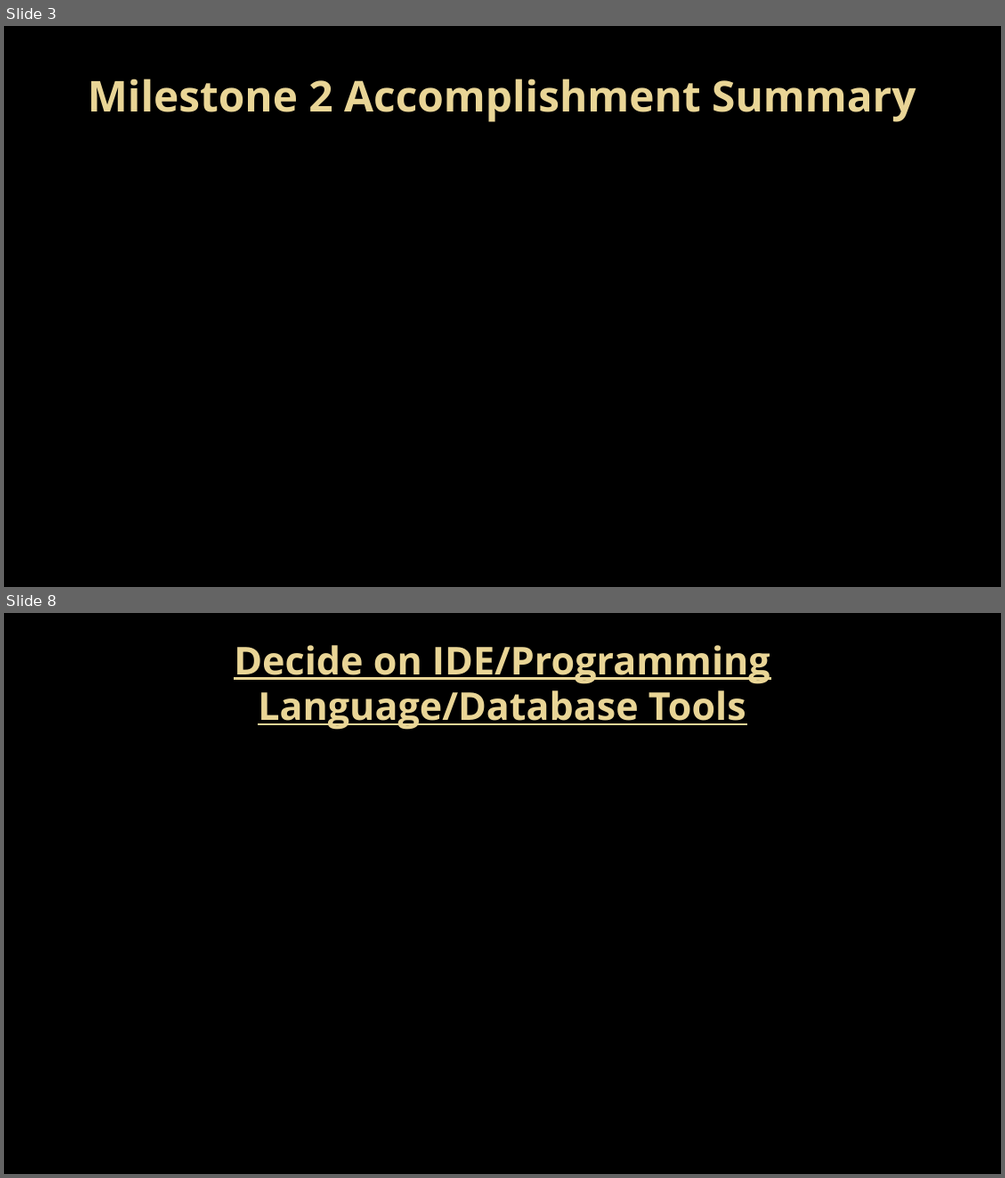
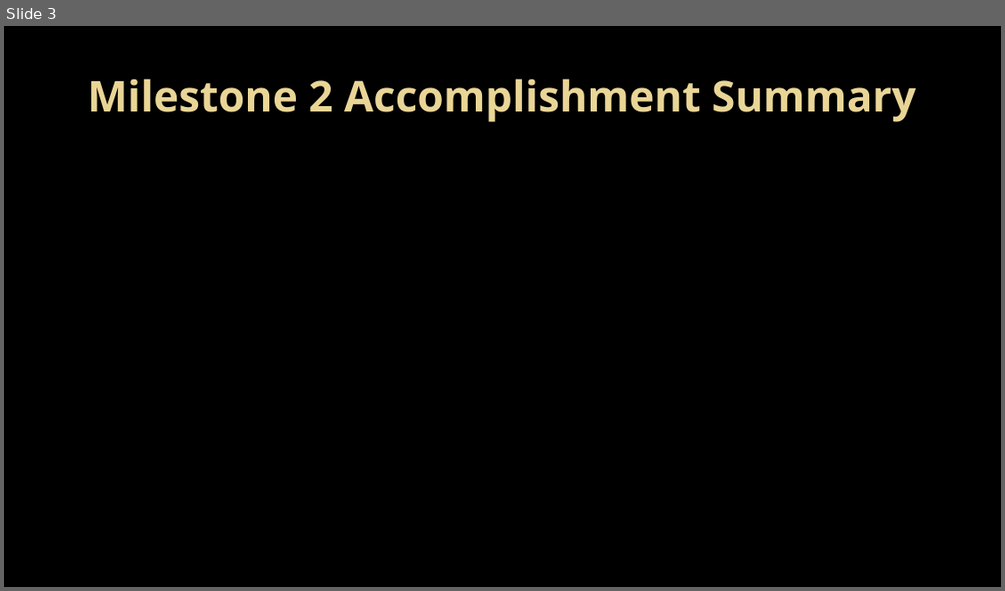
Before and after one commit to Topgun122104/SeniorProj, a slide deck: Documents/Presentations/Milestone 2 presentation.pptx. Shown one above the other, each under a label of ours: slides 3 and 8 before the commit, slide 3 after it; the slides between them are not shown. The pictures are 1005x1178 and 1005x591 pixels, drawn with LibreOffice and Linux fonts; fonts in the diff are those of the drawing; background and template pictures are left out. Boxes give left, top, right and bottom in pixels: in the first picture for what was removed or moved away, otherwise in the second. Text is boxed around its words. In the diff, an @@ line names an element or a change of style, - is before the commit and + after.

```diff
--- a/Documents/Presentations/Milestone 2 presentation.pptx
+++ b/Documents/Presentations/Milestone 2 presentation.pptx
@@ slide 8 removed at (4,613,1001,1174), background picture (left out) @@
@@ title removed at (234,645,770,730) @@
-Decide on IDE/Programming Language/Database Tools
```
Also in this commit, not shown: 2 slides changed, 2 slides added, 6 other slides removed, 1 other file.
